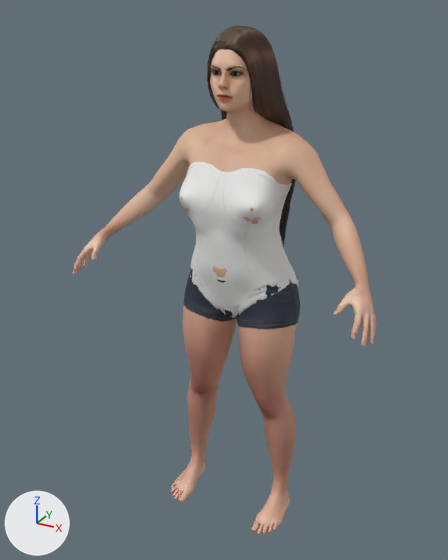
The glTF model web/public/models/npc/npc_curvier.glb: old version first, new version second.
Before and after are seen from a 50 mm lens placed at (0.838, -1.66, 1.659), pointed at (-0.032, -0.078, 0.868). The axes (+X, +Y, +Z) are drawn at lower left. The lights are the same throughout. The picture after the commit comes second. Vertices at exactly the same position are counted once.

The scene before the commit, as lines of its bpy script (objects in view):
```python
ob_human = bpy.data.objects.new('Human', me_base)
ob_human.location = (0.0, 0.0, 0.0)
ob_human_cortu_jeans_shorts = bpy.data.objects.new('Human.cortu_jeans_shorts', me_jean_shorts)
ob_human_cortu_jeans_shorts.location = (0.0, 0.0, 0.0)
ob_human_long01 = bpy.data.objects.new('Human.long01', me_long01)
ob_human_long01.location = (0.0, 0.0, 0.0)
ob_human_punkduck_female_strapless_bodysuit = bpy.data.objects.new('Human.punkduck_female_strapless_bodysuit', me_straplessbodysuit)
ob_human_punkduck_female_strapless_bodysuit.location = (0.0, 0.0, 0.0)
```
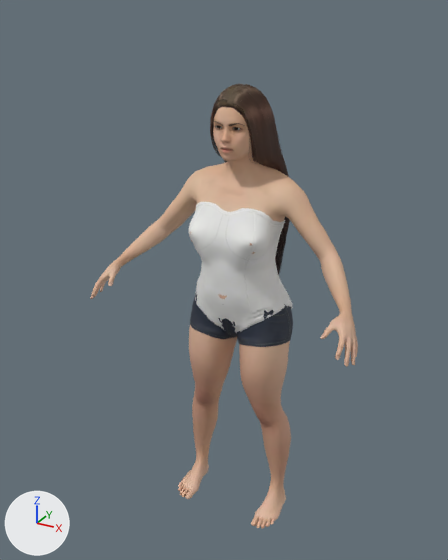
Boxes [x1, y1, x2, y2] around the edits, measured in the pictures (448 x 560 px):
'Human', mesh rescaled (12% narrower, 13% shorter)
    before: [72, 49, 376, 534]
    after: [90, 107, 358, 528]
'Human.punkduck_female_strapless_bodysuit', reshaped (13% narrower, 16% shorter)
    before: [179, 162, 299, 318]
    after: [189, 202, 293, 333]
'Human.long01', reshaped (10% narrower, 11% shorter)
    before: [207, 26, 296, 245]
    after: [210, 84, 290, 278]
'Human.cortu_jeans_shorts', reshaped (11% narrower, 13% shorter)
    before: [184, 269, 300, 329]
    after: [190, 295, 293, 347]

Diff of the bpy script that builds the scene:
```diff
--- a/web/public/models/npc/npc_curvier.glb.py
+++ b/web/public/models/npc/npc_curvier.glb.py
@@ me_base @@
 # used by ob_human; location = (0.0, 0.0, 0.0)
-me_base.from_pydata(...)  # 13380 vertices, 26756 faces; spans x -0.5..0.5, y -0.3..0.11, z 0.0..1.61
+me_base.from_pydata(...)  # 13380 vertices, 26756 faces; spans x -0.45..0.45, y -0.27..0.1, z 0.0..1.45
+# me_base part 1: the whole mesh is scaled about the mesh origin by (0.905, 0.914, 0.901)
 me_base.materials.append(mat_human_body)
@@ me_jean_shorts @@
 # used by ob_human_cortu_jeans_shorts; location = (0.0, 0.0, 0.0)
-me_jean_shorts.from_pydata(...)  # 285 vertices, 500 faces; spans x -0.201..0.201, y -0.157..0.11, z 0.711..0.933
+me_jean_shorts.from_pydata(...)  # 285 vertices, 500 faces; spans x -0.179..0.179, y -0.143..0.099, z 0.644..0.843
+# me_jean_shorts part 2: 285 of 285 vertices moved; they spanned x -0.201..0.201, y -0.157..0.11, z 0.711..0.933 and now span x -0.179..0.179, y -0.143..0.099, z 0.644..0.843; mean shift (0.0, 0.002, -0.079)
 me_jean_shorts.materials.append(mat_human_cortu_jeans_shorts)
@@ me_long01 @@
 # used by ob_human_long01; location = (0.0, 0.0, 0.0)
-me_long01.from_pydata(...)  # 3238 vertices, 4108 faces; spans x -0.129..0.129, y -0.134..0.105, z 0.902..1.614
+me_long01.from_pydata(...)  # 3238 vertices, 4108 faces; spans x -0.117..0.117, y -0.124..0.1, z 0.807..1.462
+# me_long01 part 3: 3238 of 3238 vertices moved; they spanned x -0.129..0.129, y -0.134..0.105, z 0.902..1.614 and now span x -0.117..0.117, y -0.124..0.1, z 0.807..1.462; mean shift (0.0, 0.001, -0.131)
 me_long01.materials.append(mat_human_long01)
@@ me_straplessbodysuit @@
 # used by ob_human_punkduck_female_strapless_bodysuit; location = (0.0, 0.0, 0.0)
-me_straplessbodysuit.from_pydata(...)  # 1547 vertices, 2984 faces; spans x -0.176..0.176, y -0.192..0.115, z 0.725..1.248
+me_straplessbodysuit.from_pydata(...)  # 1547 vertices, 2984 faces; spans x -0.16..0.16, y -0.169..0.104, z 0.657..1.126
+# me_straplessbodysuit part 4: 1547 of 1547 vertices moved; they spanned x -0.176..0.176, y -0.192..0.115, z 0.725..1.248 and now span x -0.16..0.16, y -0.169..0.104, z 0.657..1.126; mean shift (0.0, 0.007, -0.1)
 me_straplessbodysuit.materials.append(mat_human_punkduck_female_strapless_bodysuit)
```
